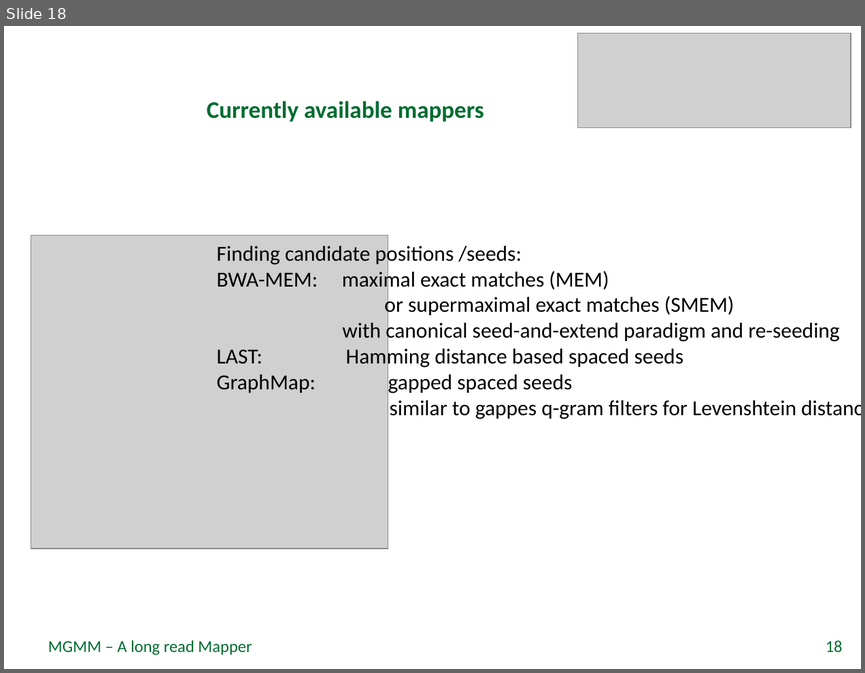
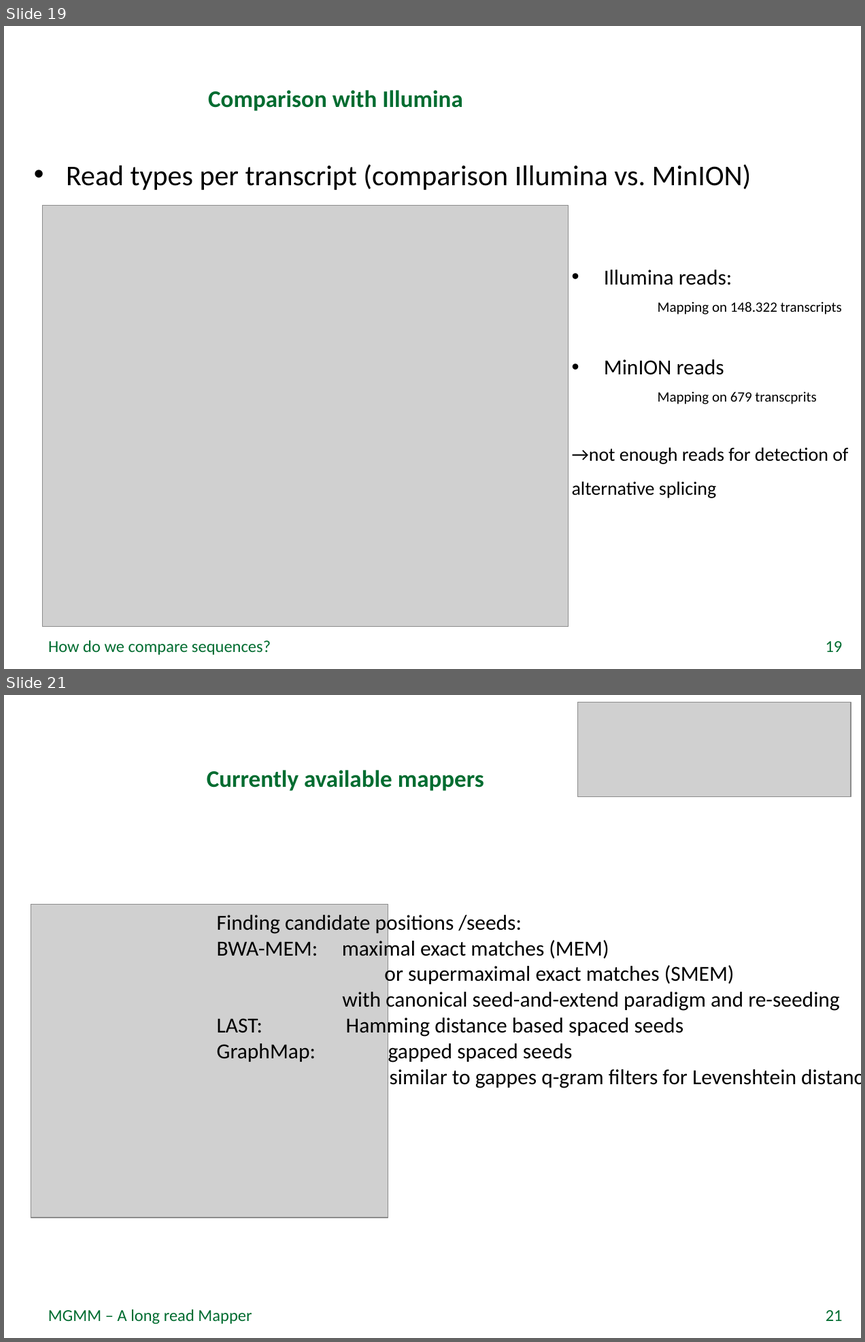
Before and after one commit to rfechtner/minions, a slide deck: Präsentation.pptx. Shown one above the other, each under a label of ours: slide 18 before the commit, slides 19 and 21 after it; the slides between them are not shown. The pictures are 865x673 and 865x1342 pixels, drawn with LibreOffice and Linux fonts; fonts in the diff are those of the drawing; grey boxes stand for pictures; background and template pictures are left out. Boxes give left, top, right and bottom in pixels: in the first picture for what was removed or moved away, otherwise in the second. Text is boxed around its words. In the diff, an @@ line names an element or a change of style, - is before the commit and + after.

```diff
--- a/Präsentation.pptx
+++ b/Präsentation.pptx
@@ slide 19 added at [4, 26, 861, 669], background picture (left out) @@
@@ text added at [208, 90, 462, 111], 20 pt, text #006C30, bold @@
+Comparison with Illumina
@@ text added at [66, 164, 751, 190], 24 pt, text #000000 @@
+• Read types per transcript (comparison Illumina vs. MinION)
@@ picture added at [43, 205, 568, 626] @@
@@ text added at [572, 269, 848, 498], 12 pt, text #000000 @@
+• Illumina reads:
+Mapping on 148.322 transcripts
+• MinION reads
+Mapping on 679 transcprits
+→not enough reads for detection of alternative splicing
@@ text added at [48, 640, 271, 654], 14 pt, text #006C30 @@
+How do we compare sequences?
@@ page number added at [825, 641, 842, 652], 14 pt, text #006C30 @@
+19
@@ what was slide 18 is now slide 21 @@
@@ page number at [825, 1310, 842, 1321]: text changed @@
-18
+21
```
Also in this commit, not shown: 8 slides changed, 14 other slides added, 1 other file.
